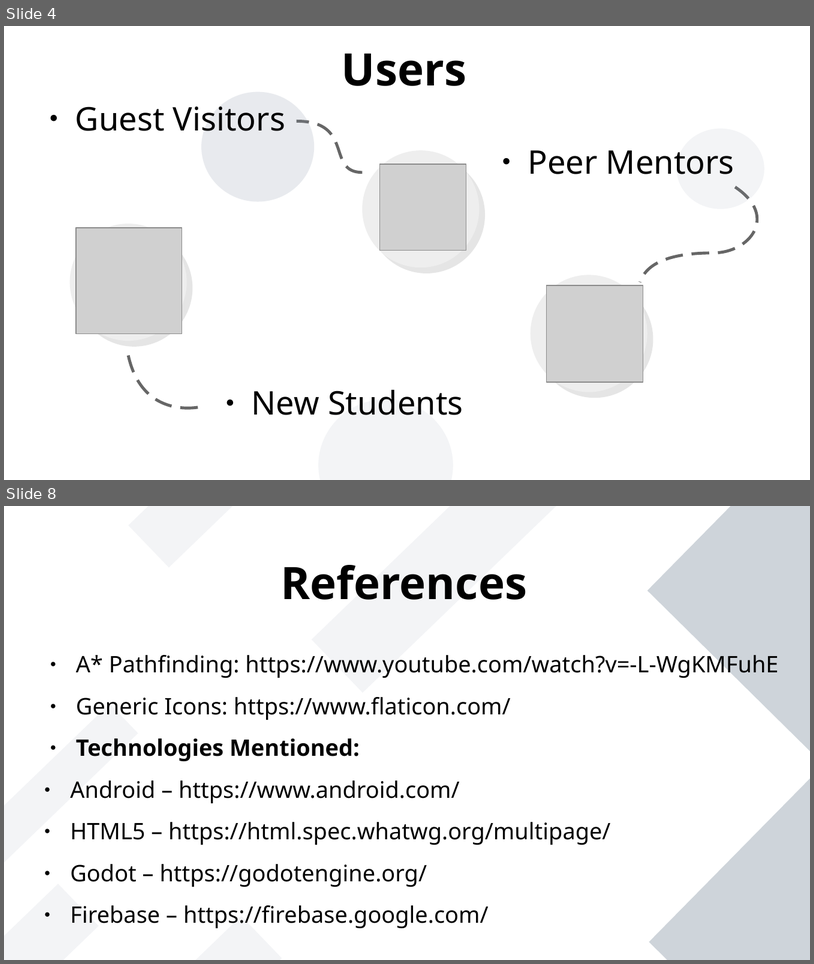
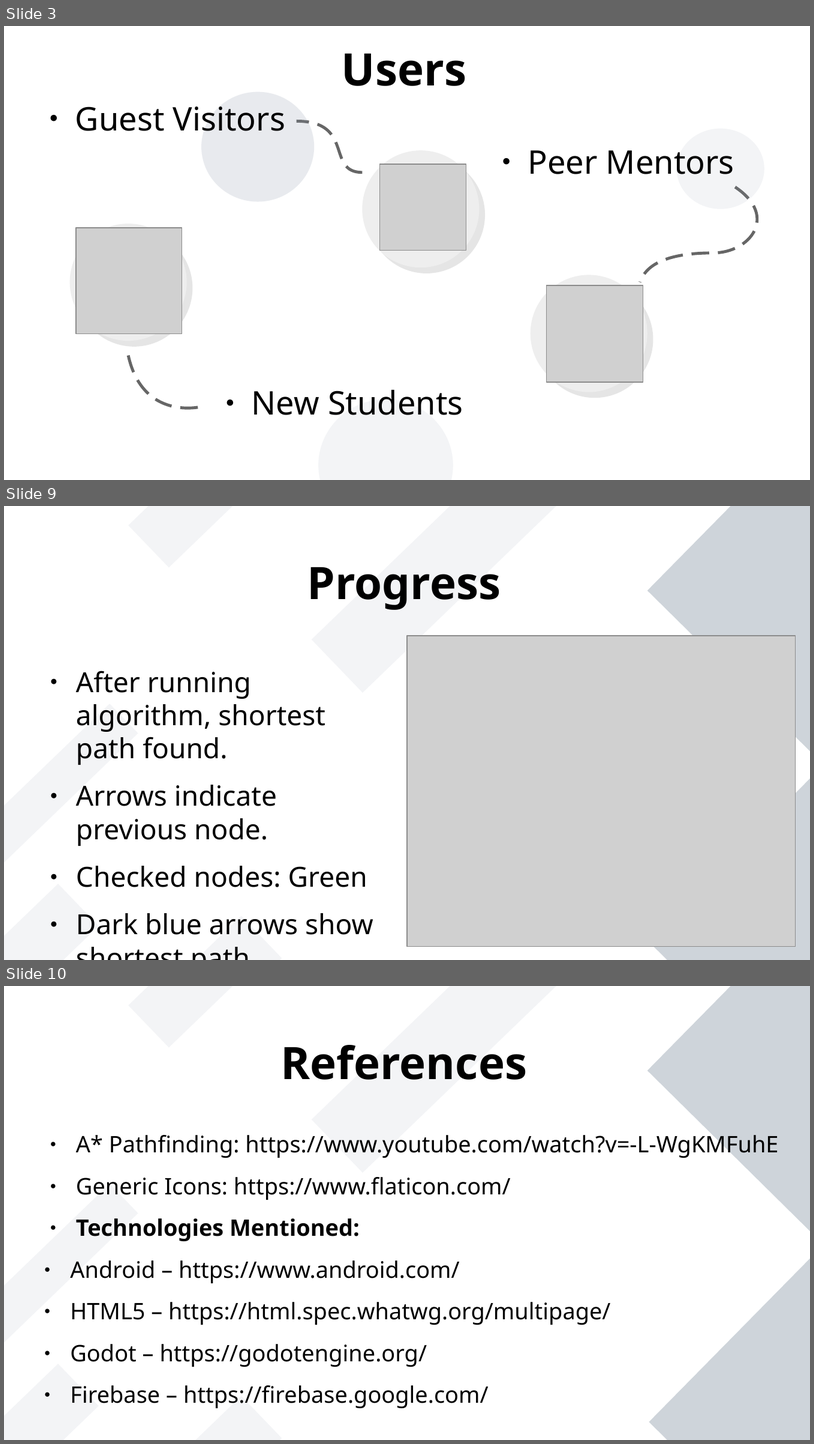
Before and after one commit to NotYetTerminal/Interactive-Map-SETU-Carlow, a slide deck: Project Documents/Gabor_Major_Interactive_Map_Presentation.odp. Shown one above the other, each under a label of ours: slides 4 and 8 before the commit, slides 3, 9 and 10 after it; the slides between them are not shown. The pictures are 814x964 and 814x1444 pixels, drawn with LibreOffice and Linux fonts; fonts in the diff are those of the drawing; grey boxes stand for pictures. Boxes give left, top, right and bottom in pixels: in the first picture for what was removed or moved away, otherwise in the second. Text is boxed around its words. In the diff, an @@ line names an element or a change of style, - is before the commit and + after.

```diff
--- a/Project Documents/Gabor_Major_Interactive_Map_Presentation.odp
+++ b/Project Documents/Gabor_Major_Interactive_Map_Presentation.odp
@@ slide 9 added at (4, 506, 810, 960), background #FFFFFF; not listed: 7 template elements that a slide beside it also shows @@
@@ title added at (308, 567, 501, 610), 44 pt, text #000000, bold @@
+Progress
@@ picture added at (407, 636, 796, 946) @@
@@ text added at (76, 670, 374, 934), 27.2 pt, text #000000 @@
+● After running algorithm, shortest path found.
+● Arrows indicate previous node.
+● Checked nodes: Green
+● Dark blue arrows show shortest path.
@@ what was slide 4 is now slide 3 @@
@@ what was slide 8 is now slide 10 @@
```
Also in this commit, not shown: 2 slides changed, 4 other slides added, 2 slides removed, 1 other file.
